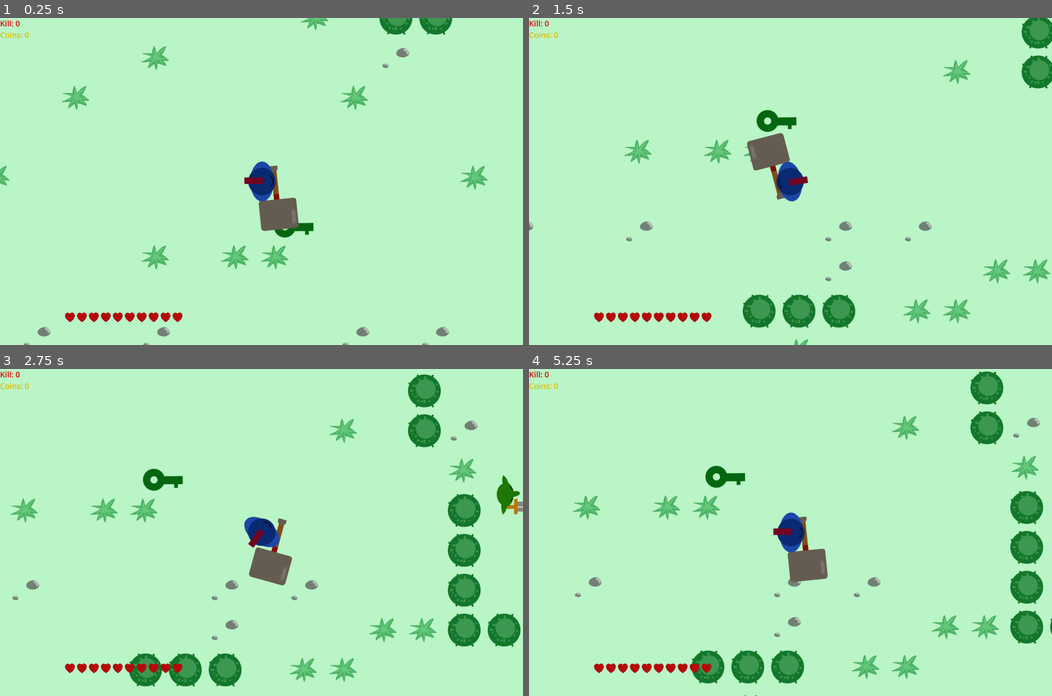
Above: before the commit, frames 1-4 (two rows, left to right).
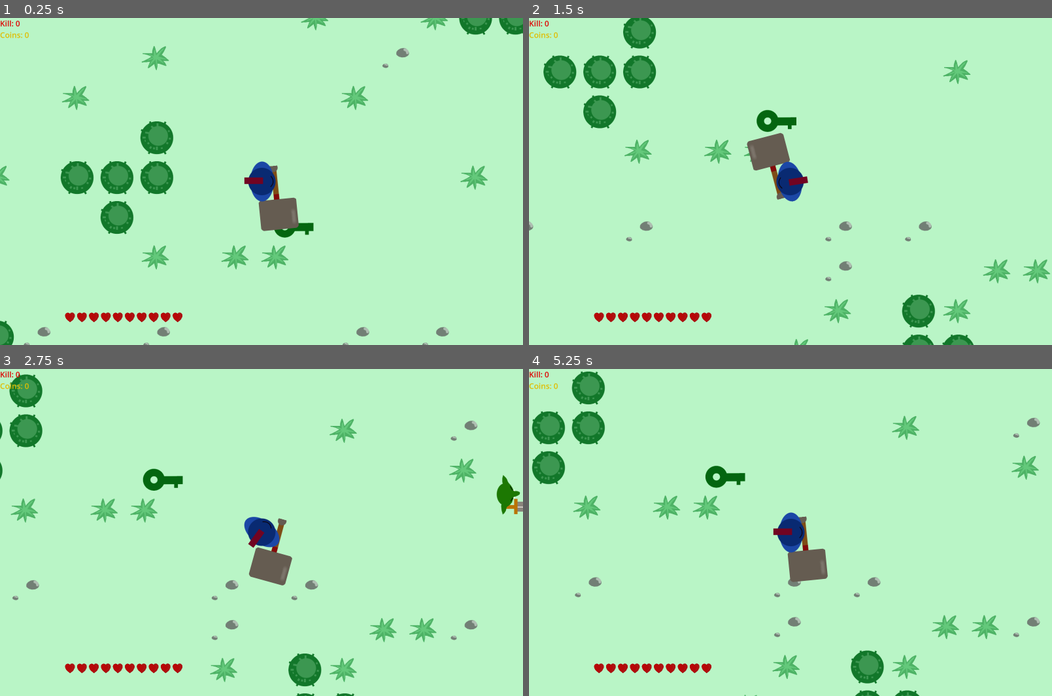
Above: after the commit, the same moments.

Repository: abcdnned/MonsterSlayer
Game: Godot game, scene res://scenes/world.tscn
Two runs of this game, one before a commit and one after it. Both use one fixed random seed, a clock stepped at 60 frames per second and the inputs below.
Inputs (mouse positions are in pixels of both pictures, inside the frame that each line leads up to):
- Up to frame 1 (0.25 s): no input
- Up to frame 2 (1.5 s): tap Enter at 0.5 s; move the mouse to (905, 165) at 0.52 s; hold D (right) 0.53-1.28 s; hold G (drop) 0.53-1.28 s; move the mouse to (685, 197) at 1.27 s; hold S (down) from 1.28 s (still down); tap Q (item) at 1.35 s
- Up to frame 3 (2.75 s): move the mouse to (313, 460) at 2.02 s; release S (down) at 2.03 s; press the mouse at (313, 460) at 2.03 s; hold D (right) from 2.03 s (still down)
- Up to frame 4 (5.25 s): move the mouse to (764, 597) at 2.77 s; release D (right) at 2.78 s; release the mouse at (764, 597) at 2.78 s; hold W (up) 2.78-3.53 s; right-click (764, 597) at 2.85 s; move the mouse to (947, 581) at 3.52 s; hold Shift (sprint) 3.53-4.28 s; hold A (left) 3.53-5.03 s; move the mouse to (633, 483) at 4.27 s; tap Tab (tab) at 4.35 s; move the mouse to (816, 532) at 5.02 s; hold S (down) from 5.03 s (still down); hold G (drop) from 5.03 s (still down)

The runs differ from the first frame. In frame 1, 3.7% of the frame differs, in the area x 0-100%, y 0-100%; in frame 2, 5.9%; in frame 3, 6.7%; in frame 4, 7.3%.

Commit message:
fix tree generate border

Diff:
--- a/scripts/starter_plain_spawner.gd
+++ b/scripts/starter_plain_spawner.gd
@@ -4,7 +4,7 @@
 @export var enable = true
 var area_spawn_count = 10
 var apple_count = 2
-var tree_count = 50
+var tree_count = 100
 var tree_min_size = 3
 var tree_max_size = 6
 var apple_rate: float = 0
@@ -28,15 +28,16 @@
 	for i in range(tree_count):
 		var top_left = owner.map.cord_to_tile[owner.map.level_cord["starter_plain"]["top_left"]]["top_left"]
 		var bottom_right = owner.map.cord_to_tile[owner.map.level_cord["starter_plain"]["bottom_right"]]["bottom_right"]
-		var x = randi_range(top_left.x, bottom_right.x)
-		var y = randi_range(top_left.y, bottom_right.y)
-		spawn_tree_snake(x, y)
+		spawn_tree_snake(top_left, bottom_right)
 
-func spawn_tree_snake(x, y):
+func spawn_tree_snake(top_left, bottom_right):
+	var x = randi_range(top_left.x, bottom_right.x)
+	var y = randi_range(top_left.y, bottom_right.y)
 	var cur = Vector2i(x, y)
 	var c = randi_range(tree_min_size, tree_max_size)
 	for i in range(c):
-		owner.tile_map.set_cell(0, cur, 0, Vector2i(0, 2), 0)
+		if x > top_left.x and x < bottom_right.x and y > top_left.y and y < bottom_right.y:
+			owner.tile_map.set_cell(0, cur, 0, Vector2i(0, 2), 0)
 		if randf_range(0, 1) <= apple_rate:
 			var p = owner.tile_map.to_global(owner.tile_map.map_to_local(cur))
 			spawn_apple(p)
